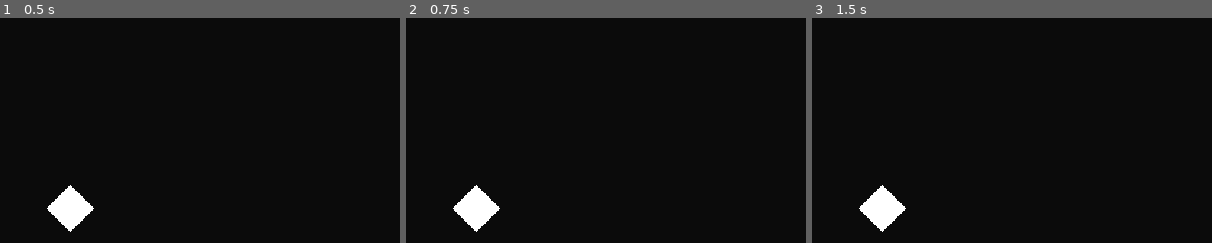
Above: before the commit, frames 1-3 (left to right).
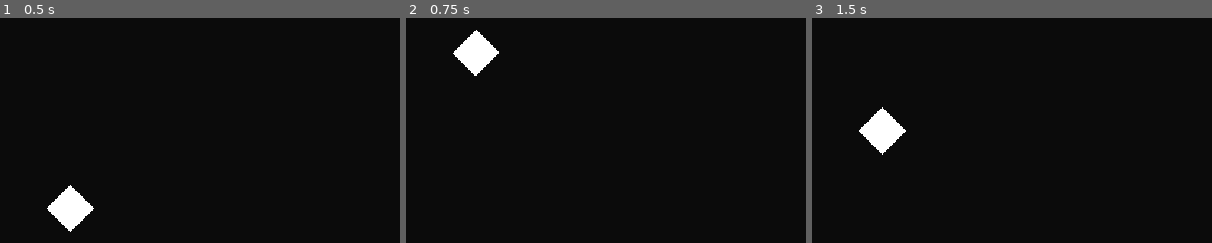
Above: after the commit, the same moments.

Repository: itsMapleLeaf/beat-breaker
Game: Godot game, scene res://gameplay.tscn
The game is run twice, just before and just after one commit, with the same random seed, the same clock (stepped at 60 frames per second) and the same inputs. Sound files missing from this copy of the repository are replaced by a short silence.
Inputs:
- Up to frame 1 (0.5 s): no input
- Up to frame 2 (0.75 s): tap Enter at 0.5 s; hold Up (move_up) from 0.53 s (still down); hold Z (tap) from 0.53 s (still down)
- Up to frame 3 (1.5 s): tap Space at 1.25 s; release Up (move_up) at 1.28 s; release Z (tap) at 1.28 s; hold Down (move_down) from 1.28 s (still down); tap Z (tap) at 1.35 s
The pictures show only the part of the screen within x 0-50%, y 8-58%; the shares and areas given below are measured in that part.

Frame 1 is identical in both runs. In frame 2, 2.5% of the frame differs, in the area x 11-24%, y 5-96%; in frame 3, 2.5%, in the area x 11-24%, y 39-96%.

Commit message:
functional holds

Diff:
--- a/gameplay.gd
+++ b/gameplay.gd
@@ -1,7 +1,4 @@
 extends Node2D
-
-const Song = preload("res://song.gd")
-const NoteField = preload("res://note_field.gd")
 
 @export var offset := 0.08
 
@@ -28,10 +25,7 @@
 	var chart_data: Array[Dictionary] = [
 		{ beat = 36 },
 		{ placement = 0 / 4.0 },
-		{ place = &'tap', hold_points = [[0.5, 0]], advance = 1 },
-		{ place = &'tap', advance = 1 },
-		{ place = &'tap', advance = 1 },
-		{ place = &'tap', advance = 1 },
+		{ place = &'tap', hold_points = [[1, 0], [2, 0], [3, 1 / 4.0]], advance = 4 },
 
 		{ placement = 1 / 4.0 },
 		{ place = &'tap', advance = 1 },
--- a/gameplay.tscn
+++ b/gameplay.tscn
@@ -16,3 +16,4 @@
 [node name="SongPlayer" type="AudioStreamPlayer" parent="."]
 unique_name_in_owner = true
 stream = ExtResource("3_oe8ih")
+volume_db = -15.941
--- a/hold_point.gd
+++ b/hold_point.gd
@@ -1,3 +1,4 @@
+class_name HoldPoint
 extends Node2D
 
 var time := 0.0
--- a/note.gd
+++ b/note.gd
@@ -1,20 +1,29 @@
+class_name Note
 extends Node2D
 
 const HoldPoint = preload("res://hold_point.gd")
 const NoteField = preload("res://note_field.gd")
+
+enum State {
+	LIVE,
+	SCORED,
+	MISSED,
+}
 
 var time := 0.0
 var placement := 0.0
 var is_tap := false
 var is_placement_complete := false
 var is_tap_complete := false
-var is_complete := false
+var state := State.LIVE
 
 @onready var hold_points: Node2D = %HoldPoints
 @onready var hold_body: Line2D = %HoldBody
 
+
 func _ready() -> void:
 	hold_body.clear_points()
+
 
 func add_hold_point(relative_time: float, relative_placement: float, note_field: NoteField) -> void:
 	var hold_point := preload("res://hold_point.tscn").instantiate()
@@ -28,3 +37,15 @@
 	hold_body.add_point(Vector2(0, 0))
 	for point: Node2D in hold_points.get_children():
 		hold_body.add_point(point.position)
+
+
+func score() -> void:
+	state = State.SCORED
+	visible = false
+	process_mode = Node.PROCESS_MODE_DISABLED
+
+
+func miss() -> void:
+	state = State.MISSED
+	modulate.a = 0.5
+	process_mode = Node.PROCESS_MODE_DISABLED
--- a/note.tscn
+++ b/note.tscn
@@ -1,9 +1,15 @@
-[gd_scene load_steps=3 format=3 uid="uid://vluo5l1es6pe"]
+[gd_scene load_steps=4 format=3 uid="uid://vluo5l1es6pe"]
 
-[ext_resource type="Script" uid="uid://b1whuxunw8glf" path="res://note.gd" id="1_wn01w"]
+[ext_resource type="Script" uid="uid://caiahyiqhiouy" path="res://note.gd" id="1_wn01w"]
 
 [sub_resource type="QuadMesh" id="QuadMesh_i8n3f"]
 size = Vector2(48, 48)
+
+[sub_resource type="Curve2D" id="Curve2D_doocs"]
+_data = {
+"points": PackedVector2Array(-21.976, -38.1688, 21.976, 38.1688, 32, -96, -30.0724, -4.62652, 30.0724, 4.62652, 136, -48, -13.8796, 19.6627, 13.8796, -19.6627, 248, -88)
+}
+point_count = 3
 
 [node name="Note" type="Node2D"]
 script = ExtResource("1_wn01w")
@@ -14,7 +20,7 @@
 
 [node name="HoldBody" type="Line2D" parent="."]
 unique_name_in_owner = true
-points = PackedVector2Array(0, 0, 192, 0)
+points = PackedVector2Array(0, 0, 208, 48)
 width = 32.0
 default_color = Color(1, 1, 1, 0.32549)
 begin_cap_mode = 2
@@ -22,3 +28,7 @@
 
 [node name="HoldPoints" type="Node2D" parent="."]
 unique_name_in_owner = true
+
+[node name="Path2D" type="Path2D" parent="."]
+position = Vector2(-64, 184)
+curve = SubResource("Curve2D_doocs")
--- a/note_field.gd
+++ b/note_field.gd
@@ -1,7 +1,8 @@
+class_name NoteField
 extends Node2D
 
-const Note = preload("res://note.gd")
-const Song = preload("res://song.gd")
+const TIMING_WINDOW = 0.150
+const POSITION_WINDOW = 0.05
 
 ## The minimum space from the center of notes to the edge of the screen
 @export var vertical_gutter := 50
@@ -13,11 +14,13 @@
 ## The scroll speed and spacing of notes in pixels per second
 @export var scroll_speed := 150
 
-var current_time := 0.0
+@onready var notes: Node2D = %Notes
+var current_note_index := 0
+
+@onready var receptor: Node2D = %Receptor
 var receptor_position := 0.5
 
-@onready var notes: Node2D = %Notes
-@onready var receptor: Node2D = %Receptor
+var current_time := 0.0
 
 var field_rect: Rect2:
 	get: return get_viewport_rect().grow_individual(
@@ -51,8 +54,88 @@
 
 
 func _ready() -> void:
-	receptor.position = get_screen_position(0, receptor_position)
+	pass
 
 
 func _process(delta: float) -> void:
 	notes.position.x = current_time * scroll_speed * -1
+	receptor.position = get_screen_position(0, receptor_position)
+	_handle_current_note()
+
+	var movement_positions: Array[float] = []
+
+	for index in range(current_note_index, notes.get_child_count()):
+		var note: Note = notes.get_child(index)
+		movement_positions.append(note.placement)
+
+		for hold_point: HoldPoint in note.hold_points.get_children():
+			if note.time + hold_point.time > current_time - TIMING_WINDOW:
+				movement_positions.append(note.placement + hold_point.placement)
+
+	if Input.is_action_just_pressed("move_up"):
+		for pos in movement_positions:
+			if pos < receptor_position - POSITION_WINDOW:
+				receptor_position = pos
+				break
+
+	if Input.is_action_just_pressed("move_down"):
+		for pos in movement_positions:
+			if pos > receptor_position + POSITION_WINDOW:
+				receptor_position = pos
+				break
+
+
+func _handle_current_note() -> void:
+	if current_note_index >= notes.get_child_count(): return
+
+	var current_note: Note = notes.get_child(current_note_index)
+	var miss_time := current_note.time
+	var hold_points := current_note.hold_points.get_children()
+
+	var last_hold_point: HoldPoint = hold_points.back()
+	if last_hold_point != null:
+		miss_time += last_hold_point.time
+
+	if miss_time < current_time - TIMING_WINDOW:
+		current_note.miss()
+		current_note_index += 1
+		return
+
+	if absf(current_note.placement - receptor_position) < POSITION_WINDOW:
+		current_note.is_placement_complete = true
+
+	if Input.is_action_just_pressed("tap") \
+	and current_note.time <= current_time + TIMING_WINDOW:
+		current_note.is_tap_complete = true
+
+	for hold_point: HoldPoint in hold_points:
+		var absolute_time := current_note.time + hold_point.time
+		var absolute_placement := current_note.placement + hold_point.placement
+
+		if absf(absolute_placement - receptor_position) < POSITION_WINDOW:
+			hold_point.is_placement_complete = true
+
+		var is_held_on_time = (
+			Input.is_action_pressed("tap")
+			and absolute_time >= current_time - TIMING_WINDOW
+			and absolute_time < current_time
+		)
+
+		var was_released_before_time = (
+			Input.is_action_just_released("tap")
+			and absolute_time <= current_time + TIMING_WINDOW
+			and absolute_time >= current_time - TIMING_WINDOW
+		)
+
+		if is_held_on_time or was_released_before_time:
+			hold_point.is_hold_complete = true
+
+		if hold_point.is_hold_complete and hold_point.is_placement_complete:
+			hold_point.visible = false
+			hold_point.process_mode = Node.PROCESS_MODE_DISABLED
+
+	if current_note.is_placement_complete \
+	and current_note.is_tap_complete \
+	and hold_points.all(func (hp: HoldPoint): return hp.is_hold_complete and hp.is_placement_complete):
+		current_note.score()
+		current_note_index += 1
--- a/receptor.gd
+++ b/receptor.gd
@@ -1 +1,2 @@
+class_name Receptor
 extends Node2D
--- a/song.gd
+++ b/song.gd
@@ -1,3 +1,5 @@
+class_name Song
+
 var bpm: float
 
 func _init(bpm: float) -> void:
Not shown, changed: gameplay.gd.uid
Not shown: 1 places in gameplay.tscn that only renumber resources
Not shown, changed: hold_point.gd.uid
Not shown: 1 places in hold_point.tscn that only renumber resources
Not shown, changed: note.gd.uid
Not shown, changed: receptor.gd.uid
Not shown: 1 places in receptor.tscn that only renumber resources
Not shown, changed: todo.md
